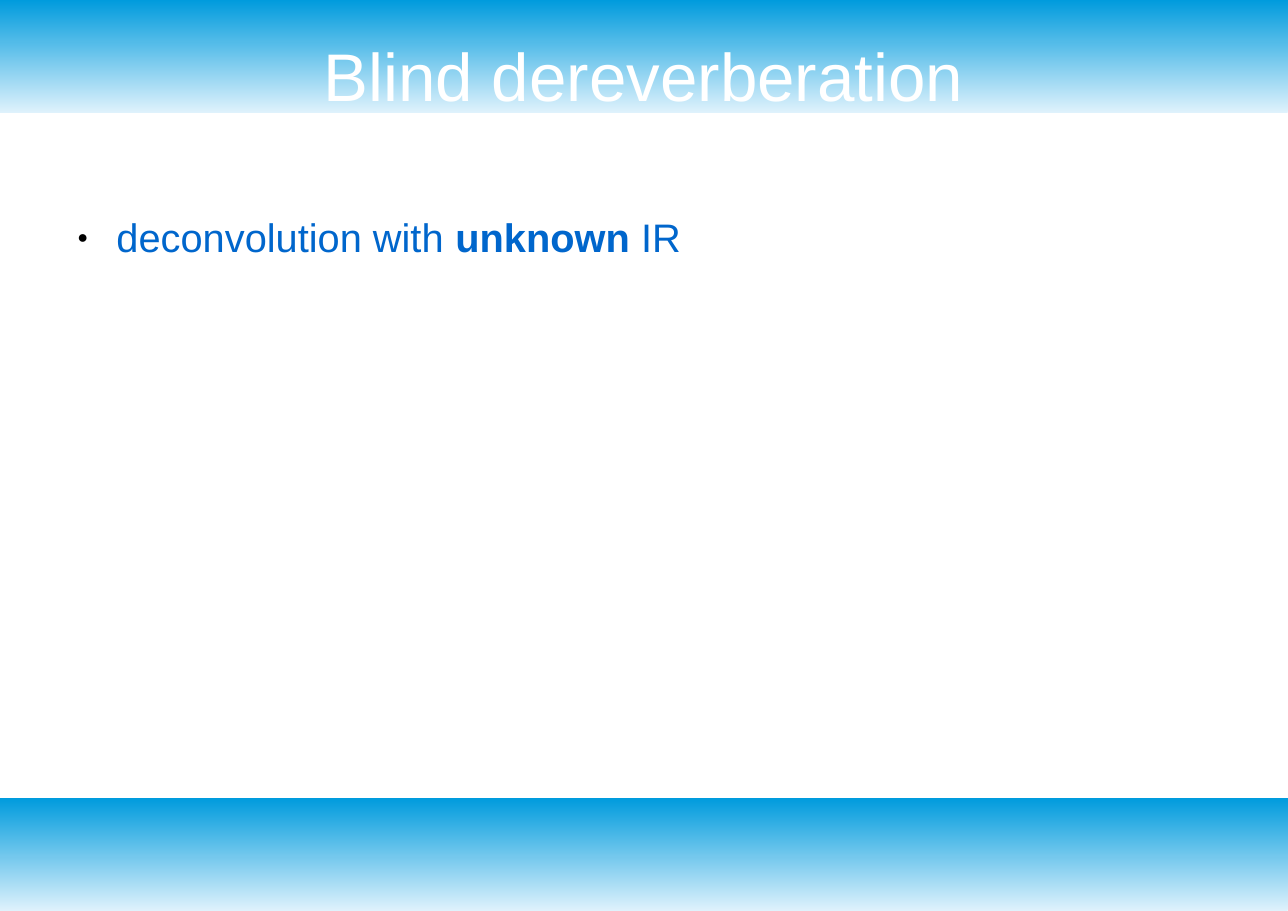
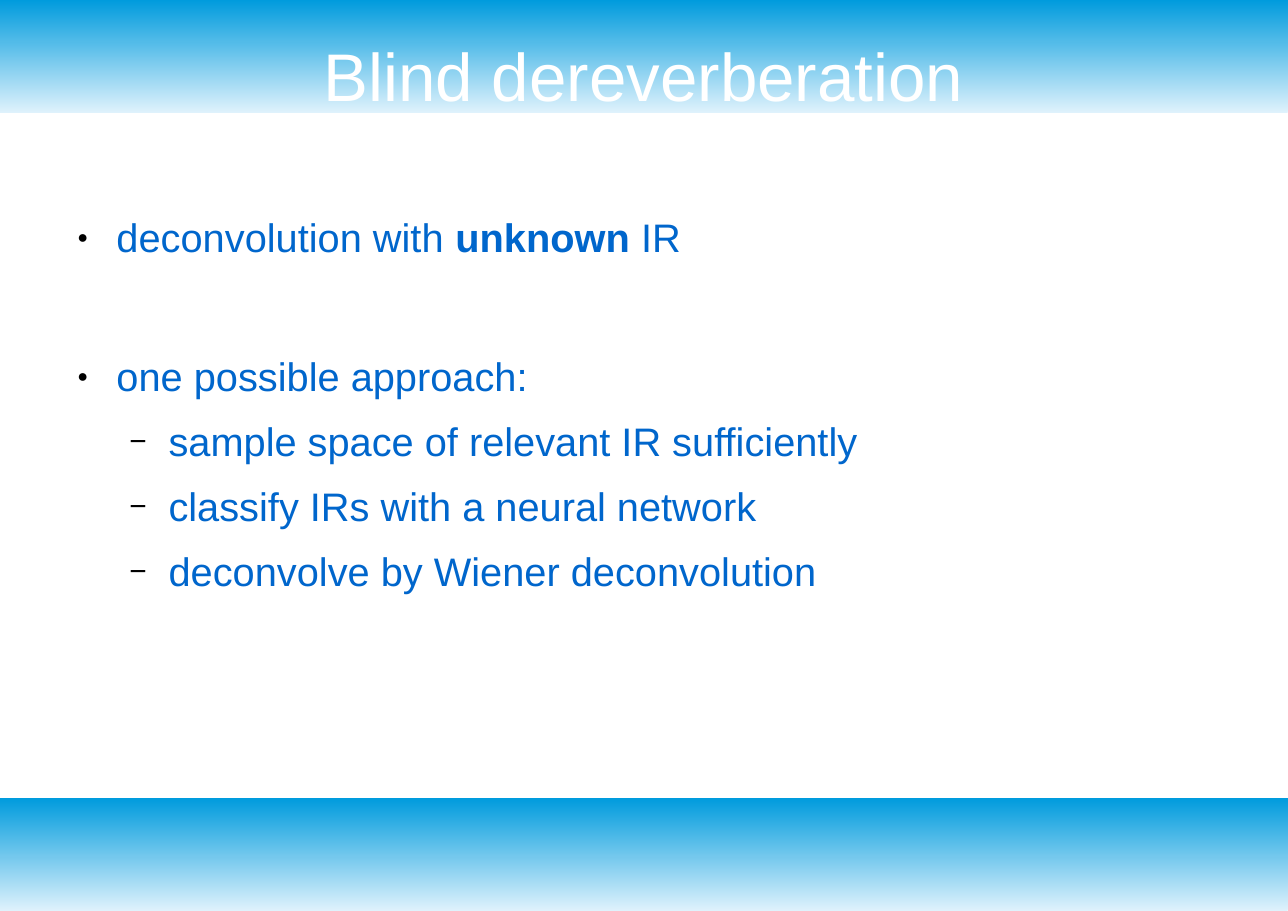
Before and after one commit to jakobatgithub/unreverb, a slide deck: slide 7 of project_presentation.odp (slide 6 before the commit). Drawn at 1288x911 pixels with LibreOffice and Linux fonts; fonts in the diff are those of the drawing. Boxes give left, top, right and bottom in pixels: in the first picture for what was removed or moved away, otherwise in the second. Text is boxed around its words. In the diff, an @@ line names an element or a change of style, - is before the commit and + after.

```diff
--- a/project_presentation.odp
+++ b/project_presentation.odp
@@ text at bbox=[116, 362, 857, 594]: paragraphs added @@
+● one possible approach:
+  − sample space of relevant IR sufficiently
+  − classify IRs with a neural network
+  − deconvolve by Wiener deconvolution
```
Also in this commit, not shown: 1 slide added, 2 other files.
